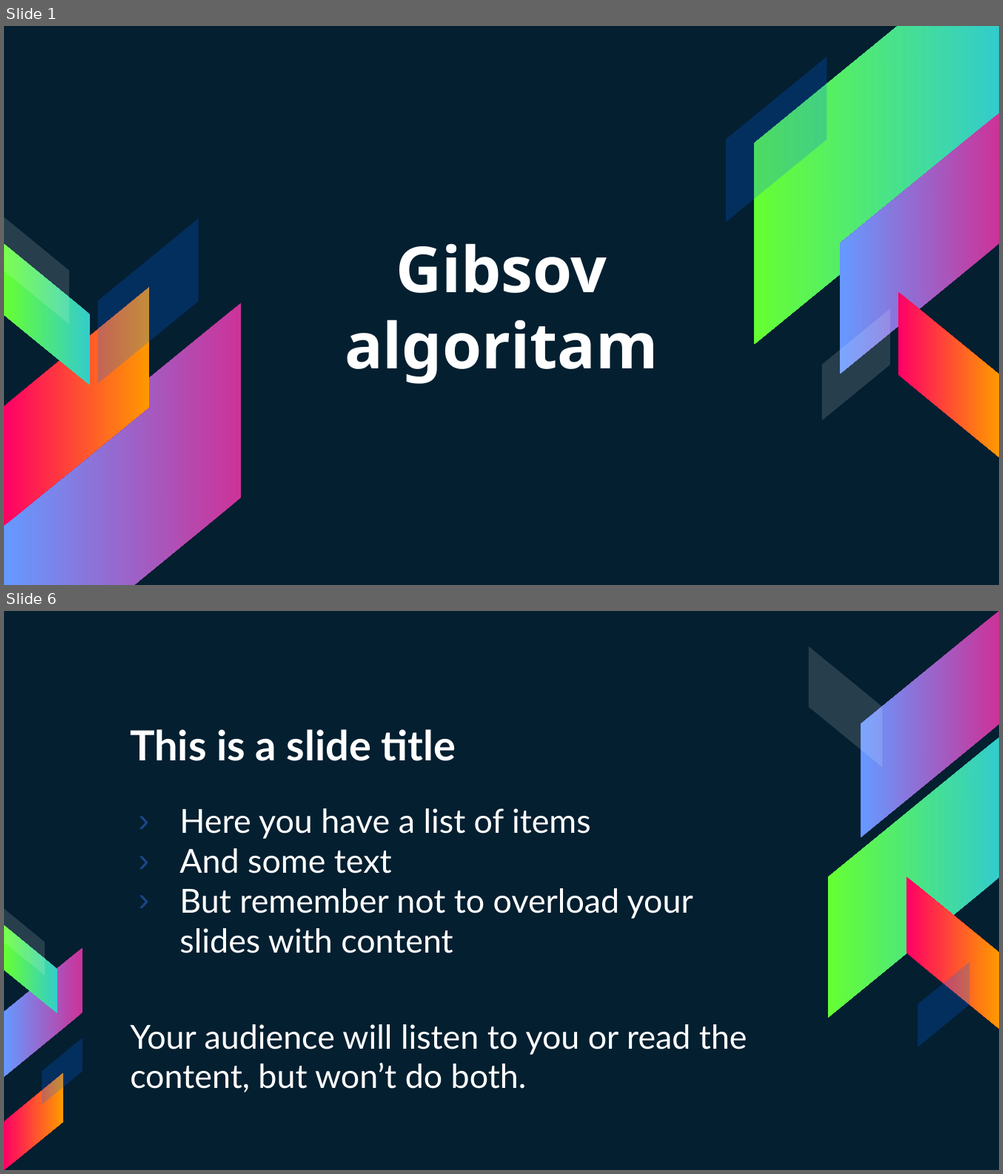
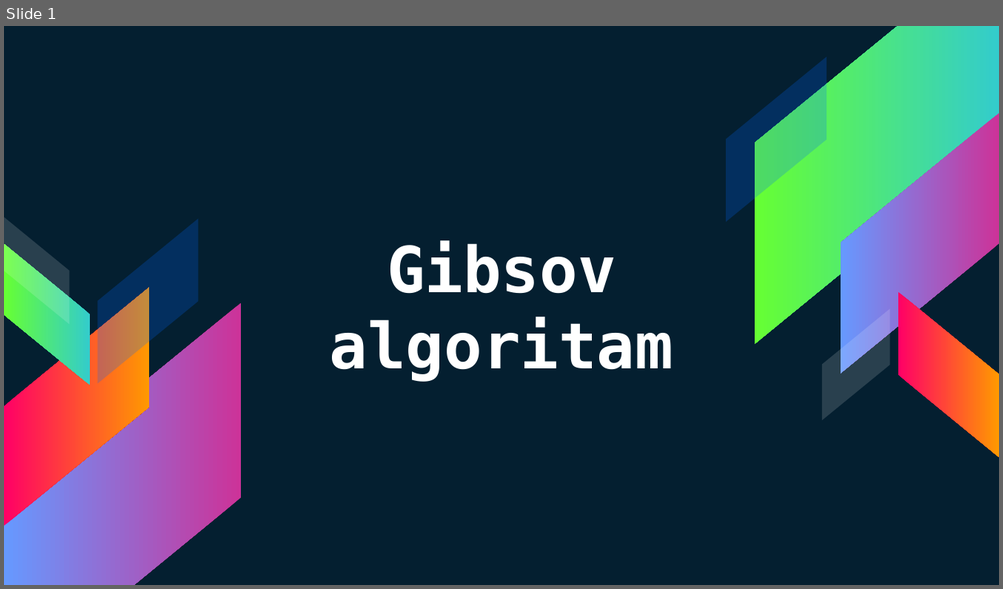
Before and after one commit to AlexJakovljevic/Gibbs-Sampling, a slide deck: gibbs.pptx. Shown one above the other, each under a label of ours: slides 1 and 6 before the commit, slide 1 after it; the slides between them are not shown. The pictures are 1003x1174 and 1003x589 pixels, drawn with LibreOffice and Linux fonts; fonts in the diff are those of the drawing. Boxes give left, top, right and bottom in pixels: in the first picture for what was removed or moved away, otherwise in the second. Text is boxed around its words. In the diff, an @@ line names an element or a change of style, - is before the commit and + after.

```diff
--- a/gibbs.pptx
+++ b/gibbs.pptx
@@ slide 6 removed at [4, 611, 999, 1170], background #041F30 @@
@@ title removed at [130, 729, 456, 761] @@
-This is a slide title
@@ text removed at [130, 809, 747, 1093] @@
-› Here you have a list of items
-› And some text
-› But remember not to overload your slides with content
-Your audience will listen to you or read the content, but won’t do both.
@@ group removed at [808, 611, 999, 1048]: 5 parallelograms @@
@@ group removed at [4, 909, 83, 1170]: 5 parallelograms @@
@@ slide 1 changed as well @@
@@ text "Gibsov algoritam" at [330, 241, 674, 382]: font Noto Sans to DejaVu Sans Mono @@
```
Also in this commit, not shown: 23 other slides changed, 2 slides added, 3 other slides removed.
